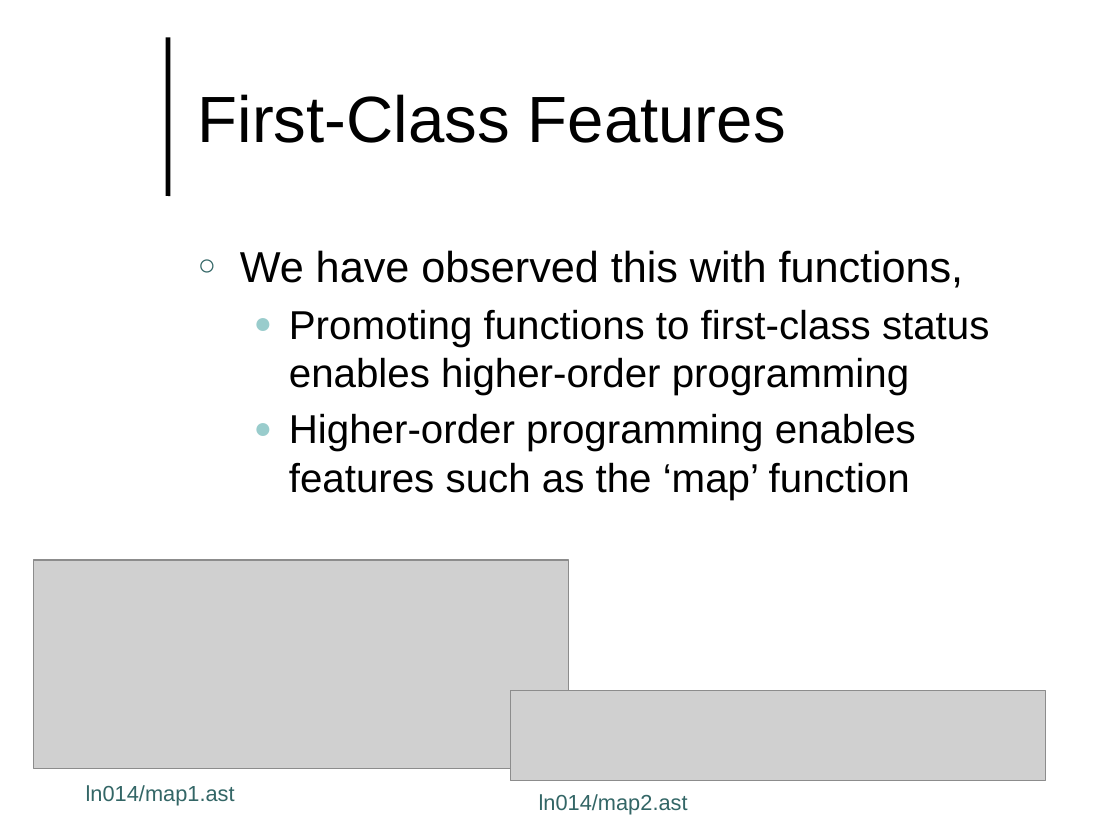
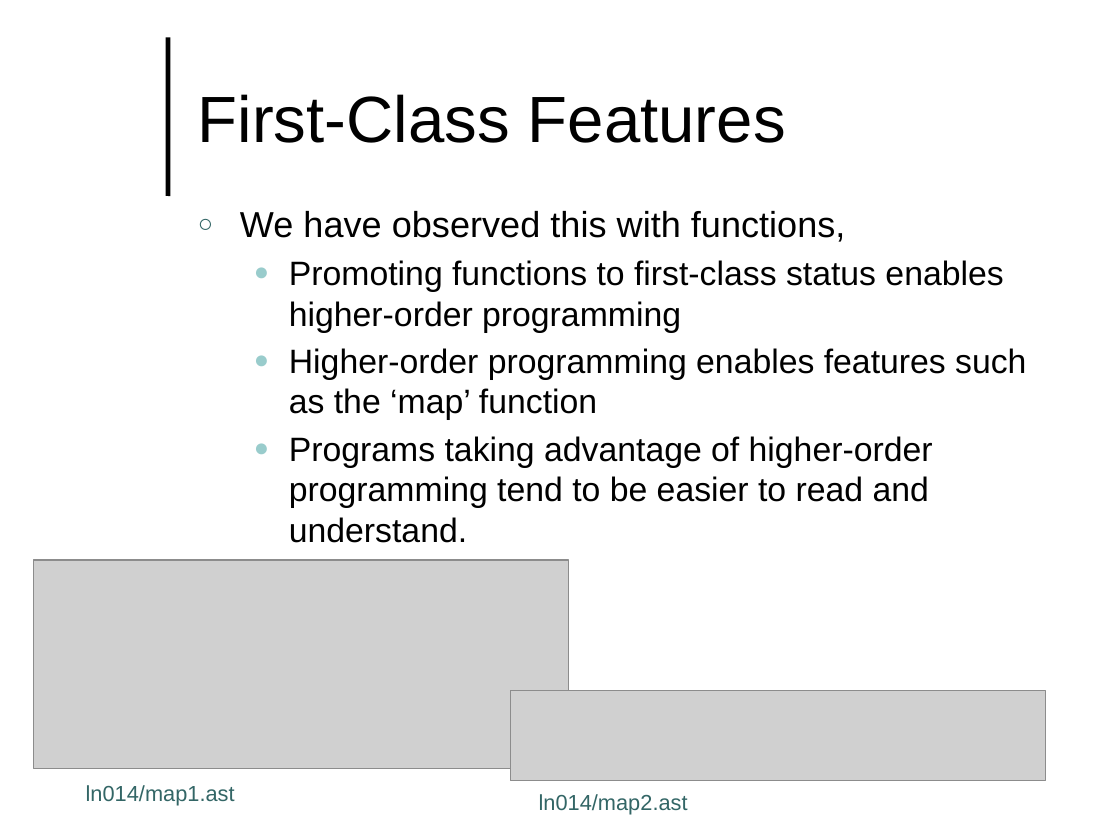
Before and after one commit to lutzhamel/CSC493, a slide deck: slide 5 of notes/csc493-ln014.pptx. Drawn at 1120x840 pixels with LibreOffice and Linux fonts; fonts in the diff are those of the drawing; grey boxes stand for pictures; background and template pictures are left out. Boxes give left, top, right and bottom in pixels: in the first picture for what was removed or moved away, otherwise in the second. Text is boxed around its words. In the diff, an @@ line names an element or a change of style, - is before the commit and + after.

```diff
--- a/notes/csc493-ln014.pptx
+++ b/notes/csc493-ln014.pptx
@@ text "We have observed this with ...": place and size @@
-text "We have observed this with ..." at box(240, 250, 989, 500)
+text "We have observed this with ..." at box(240, 211, 1026, 508)
@@ text at box(240, 211, 1026, 420): size 27.8 to 23.2 pt in "We have observed this with functions,"; size 25.9 to 21.7 pt in "Promoting functions to first-class status enables higher-ord ...", "Higher-order programming enables features such as the ..." @@
@@ text at box(289, 436, 933, 508): paragraph added @@
+  ● Programs taking advantage of higher-order programming tend to be easier to read and understand.
```
Also in this commit, not shown: 12 other files.
